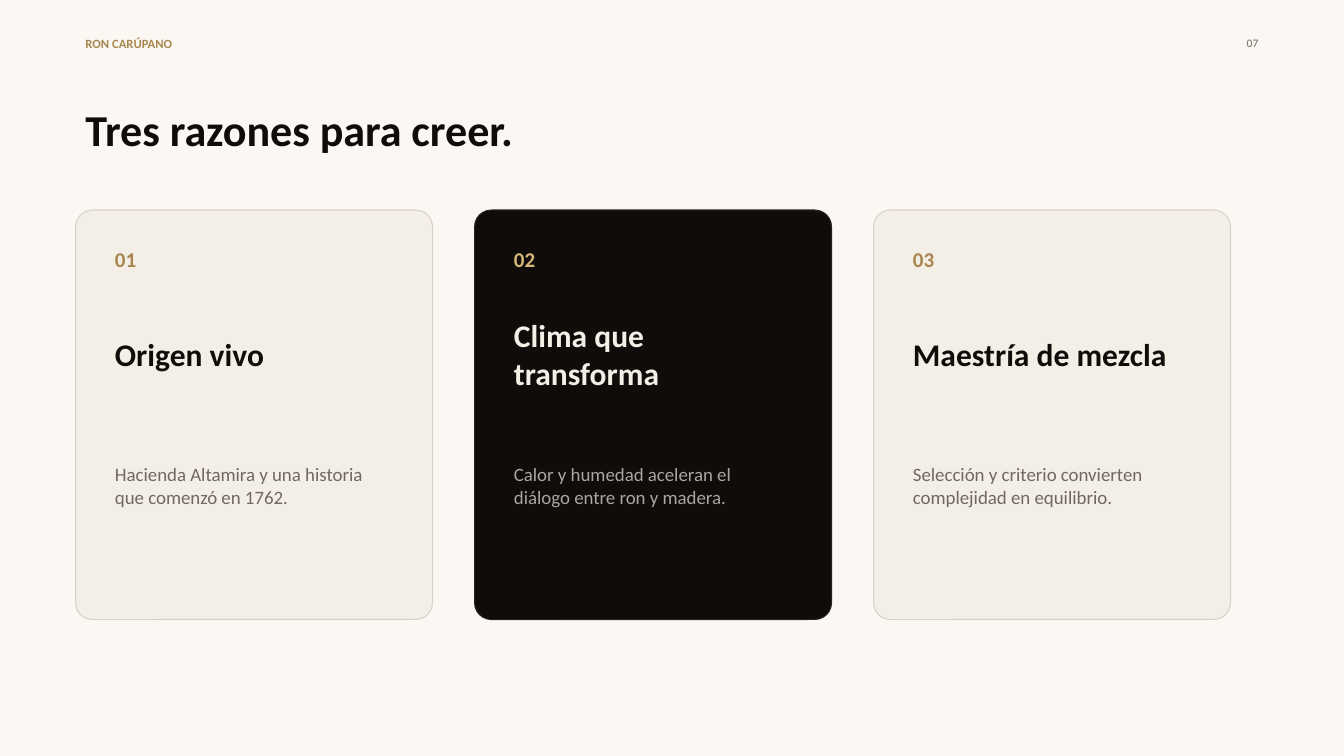
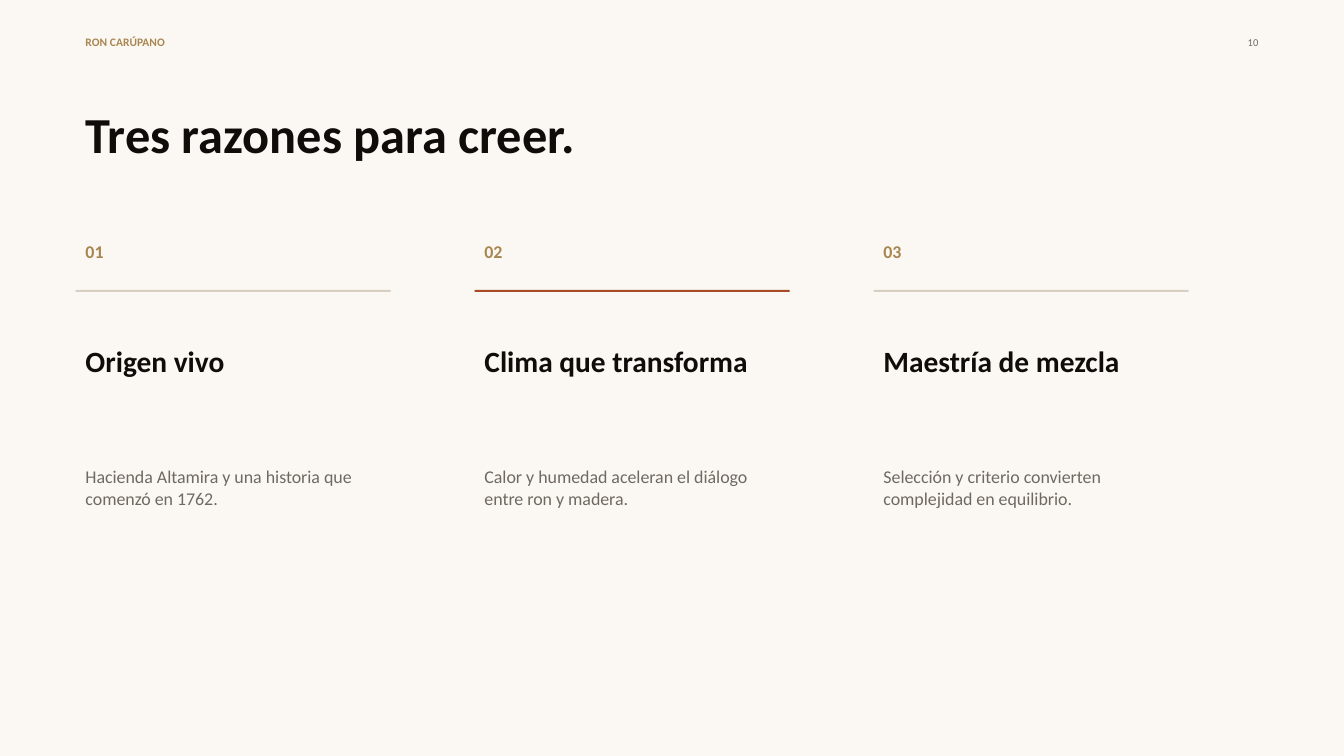
Before and after one commit to grodriguezal/ron-carupano-brand-hub, a slide deck: slide 10 of assets/downloads/ron-carupano-master-deck.pptx (slide 7 before the commit). Drawn at 1344x756 pixels with LibreOffice and Linux fonts; fonts in the diff are those of the drawing. Boxes give left, top, right and bottom in pixels: in the first picture for what was removed or moved away, otherwise in the second. Text is boxed around its words. In the diff, an @@ line names an element or a change of style, - is before the commit and + after.

```diff
--- a/assets/downloads/ron-carupano-master-deck.pptx
+++ b/assets/downloads/ron-carupano-master-deck.pptx
@@ text "RON CARÚPANO" at <box>85,37,165,46</box>: size 9 to 8.2 pt @@
@@ text at <box>1248,39,1259,46</box>: text changed; size 8.2 to 7.5 pt @@
-07
+10
@@ text "Tres razones para creer." at <box>85,120,575,161</box>: size 31.5 to 36 pt @@
@@ text "01" at <box>85,246,103,258</box>: size 15 to 12.8 pt @@
@@ text "01": place and size @@
-text "01" at <box>115,253,136,267</box>
+text "01" at <box>85,246,103,258</box>
@@ rounded rectangle removed at <box>76,210,433,619</box> @@
@@ text "02": place and size @@
-text "02" at <box>514,253,535,267</box>
+text "02" at <box>484,246,502,258</box>
@@ text "02" at <box>484,246,502,258</box>: size 15 to 12.8 pt, text colour #D5B879 to #A88650 @@
@@ rounded rectangle removed at <box>475,210,832,619</box> @@
@@ text "03": place and size @@
-text "03" at <box>913,253,934,267</box>
+text "03" at <box>883,246,901,258</box>
@@ text "03" at <box>883,246,901,258</box>: size 15 to 12.8 pt @@
@@ rounded rectangle removed at <box>874,210,1231,619</box> @@
@@ rectangle added at <box>76,290,390,292</box>, fill #D8CEC3 @@
@@ rectangle added at <box>475,290,789,292</box>, fill #A64B24 @@
@@ rectangle added at <box>874,290,1189,292</box>, fill #D8CEC3 @@
@@ text "Origen vivo": place and size @@
-text "Origen vivo" at <box>115,344,264,372</box>
+text "Origen vivo" at <box>85,351,225,377</box>
@@ text "Origen vivo" at <box>85,351,225,377</box>: size 22.5 to 21 pt @@
@@ text "Clima que transforma": place and size @@
-text "Clima que transforma" at <box>514,325,659,386</box>
+text "Clima que transforma" at <box>484,351,747,377</box>
@@ text "Clima que transforma" at <box>484,351,747,377</box>: size 22.5 to 21 pt, text colour #F3EEE6 to #100C0A @@
@@ text "Maestría de mezcla" at <box>883,351,1120,373</box>: size 22.5 to 21 pt @@
@@ text "Maestría de mezcla": place and size @@
-text "Maestría de mezcla" at <box>913,344,1167,367</box>
+text "Maestría de mezcla" at <box>883,351,1120,373</box>
@@ text "Hacienda Altamira y una historia ..." at <box>85,470,352,505</box>: size 13.5 to 12.8 pt @@
@@ text "Hacienda Altamira y una historia ...": place and size @@
-text "Hacienda Altamira y una historia ..." at <box>115,468,362,507</box>
+text "Hacienda Altamira y una historia ..." at <box>85,470,352,505</box>
@@ text "Calor y humedad aceleran el ...": place and size @@
-text "Calor y humedad aceleran el ..." at <box>514,468,731,507</box>
+text "Calor y humedad aceleran el ..." at <box>484,470,747,508</box>
@@ text "Calor y humedad aceleran el ..." at <box>484,470,747,508</box>: size 13.5 to 12.8 pt, text colour #FFFFFF at 63% opacity to #706862 @@
@@ text "Selección y criterio convierten complejidad ...": place and size @@
-text "Selección y criterio convierten complejidad ..." at <box>913,468,1142,507</box>
+text "Selección y criterio convierten complejidad ..." at <box>883,470,1101,508</box>
@@ text "Selección y criterio convierten complejidad ..." at <box>883,470,1101,508</box>: size 13.5 to 12.8 pt @@
```
Also in this commit, not shown: 5 other slides changed, 14 slides added, 4 slides removed, 7 other files.
